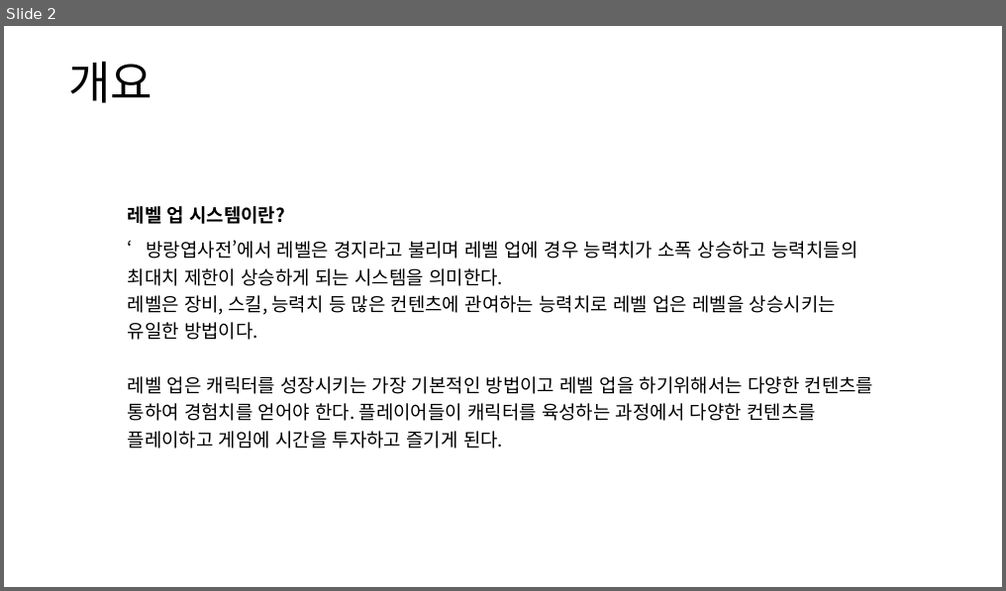
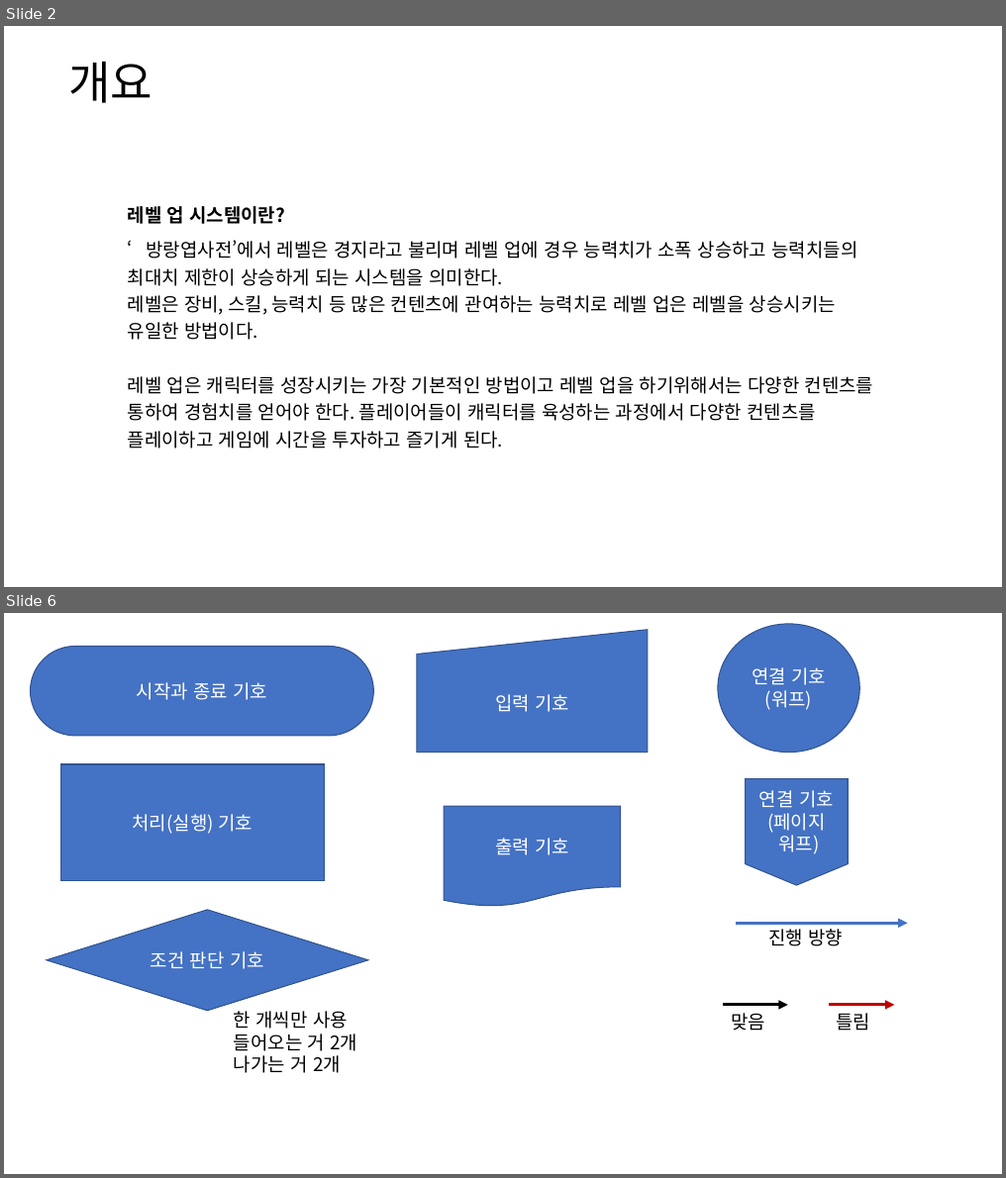
Before and after one commit to yjk0401/unityenginebasic_9th, a slide deck: 기획/레벨업 시스템 기획서.pptx. Shown one above the other, each under a label of ours: slide 2 before the commit, slides 2 and 6 after it; the slides between them are not shown. The pictures are 1006x591 and 1006x1178 pixels, drawn with LibreOffice and Linux fonts; fonts in the diff are those of the drawing. Boxes give left, top, right and bottom in pixels: in the first picture for what was removed or moved away, otherwise in the second. Text is boxed around its words. In the diff, an @@ line names an element or a change of style, - is before the commit and + after.

```diff
--- a/기획/레벨업 시스템 기획서.pptx
+++ b/기획/레벨업 시스템 기획서.pptx
@@ slide 6 added at [4,613,1002,1174], background #FFFFFF @@
@@ flow chart manual input added at [417,630,648,753], fill #4472C4, outline #325491 1 pt, 18 pt, text #FFFFFF @@
+입력 기호
@@ ellipse added at [718,624,860,753], fill #4472C4, outline #325491 1 pt, 18 pt, text #FFFFFF @@
+연결 기호
+(워프)
@@ rounded rectangle added at [30,646,374,736], fill #4472C4, outline #325491 1 pt, 18 pt, text #FFFFFF @@
+시작과 종료 기호
@@ rectangle added at [60,764,325,881], fill #4472C4, outline #325491 1 pt, 18 pt, text #FFFFFF @@
+처리(실행) 기호
@@ flow chart offpage connector added at [746,779,847,885], fill #4472C4, outline #325491 1 pt, 18 pt, text #FFFFFF @@
+연결 기호
+(페이지
+워프)
@@ flow chart document added at [445,806,621,907], fill #4472C4, outline #325491 1 pt, 18 pt, text #FFFFFF @@
+출력 기호
@@ diamond added at [47,910,368,1011], fill #4472C4, outline #325491 1 pt, 18 pt, text #FFFFFF @@
+조건 판단 기호
@@ arrow added from (736, 923) to (908, 923), #4472C4 3 pt @@
@@ text added at [768,929,843,947], 18 pt, text #000000 @@
+진행 방향
@@ text added at [234,1011,357,1073], 18 pt, text #000000 @@
+한 개씩만 사용
+들어오는 거 2개
+나가는 거 2개
@@ arrow added from (723, 1005) to (788, 1005), #000000 3 pt @@
@@ text added at [731,1013,765,1031], 18 pt, text #000000 @@
+맞음
@@ arrow added from (829, 1005) to (895, 1005), #C00000 3 pt @@
@@ text added at [837,1013,871,1031], 18 pt, text #000000 @@
+틀림
```
Also in this commit, not shown: 2 slides changed, 1 other slide added, 1 slide removed.
